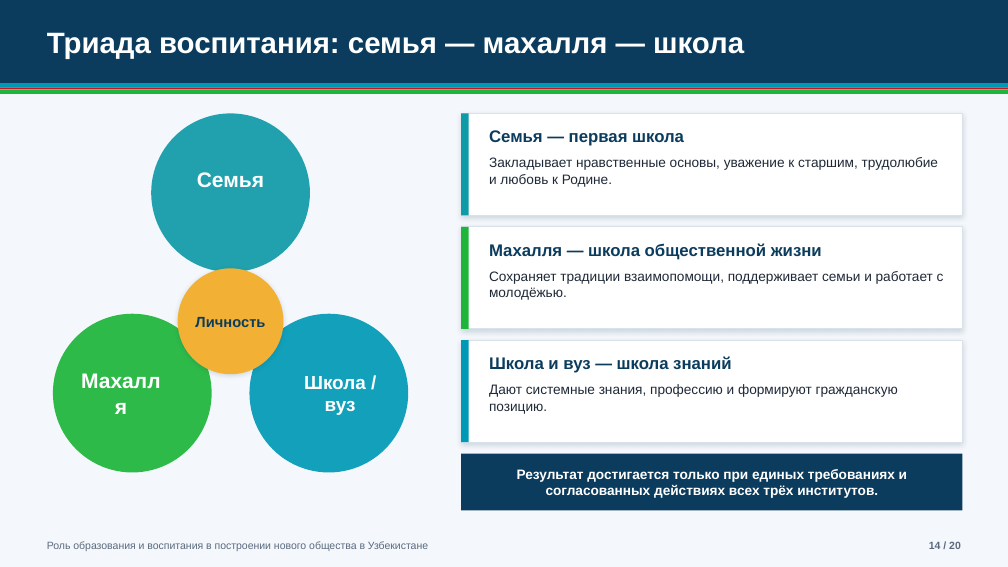
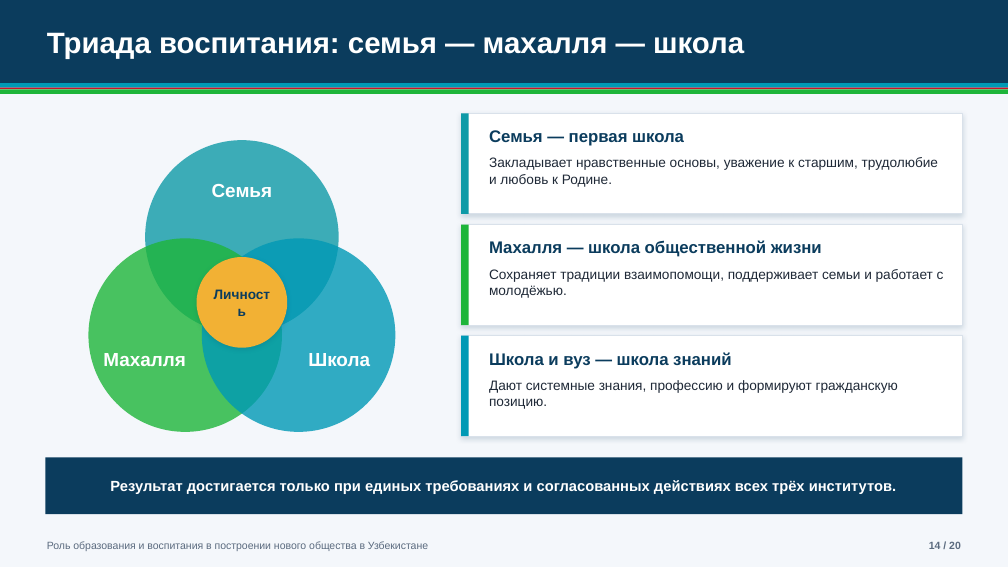
Before and after one commit to muhammadfayzboss-a11y/Prezentatsiyaga, a slide deck: slide 14 of Obrazovanie_i_vospitanie_Novyi_Uzbekistan.pptx. Drawn at 1008x567 pixels with LibreOffice and Linux fonts; fonts in the diff are those of the drawing. Boxes give left, top, right and bottom in pixels: in the first picture for what was removed or moved away, otherwise in the second. Text is boxed around its words. In the diff, an @@ line names an element or a change of style, - is before the commit and + after.

Commit message:
Replace presentation with corrected version
Old version removed. Fixed facts (Constitution art. 1 wording, outdated/unverified statistics replaced with sourced data), broken word and unsupported symbols, text overflow in narrow columns, unattributed quote; added sources and updated README.

```diff
--- a/Obrazovanie_i_vospitanie_Novyi_Uzbekistan.pptx
+++ b/Obrazovanie_i_vospitanie_Novyi_Uzbekistan.pptx
@@ ellipse added at box(145, 140, 339, 333), fill #0E9AA7 at 80% opacity @@
@@ text "Семья": place and size @@
-text "Семья" at box(151, 113, 310, 272)
+text "Семья" at box(212, 184, 272, 197)
@@ text "Семья" at box(212, 184, 272, 197): size 20 to 18 pt; fill #0E9AA7 at 92% opacity to none @@
@@ ellipse added at box(88, 238, 282, 432), fill #1EB53A at 80% opacity @@
@@ ellipse: place and size @@
-ellipse at box(250, 314, 408, 473)
+ellipse at box(202, 238, 395, 432)
@@ ellipse at box(202, 238, 395, 432): fill #0099B5 at 92% opacity to #0099B5 at 80% opacity @@
@@ rectangle: place and size @@
-rectangle at box(461, 227, 963, 329)
+rectangle at box(461, 225, 963, 325)
@@ rectangle: place and size @@
-rectangle at box(461, 227, 469, 329)
+rectangle at box(461, 225, 469, 325)
@@ ellipse "Личность": place and size @@
-ellipse "Личность" at box(178, 268, 284, 374)
+ellipse "Личность" at box(197, 257, 287, 348)
@@ ellipse "Личность" at box(197, 257, 287, 348): size 14 to 13 pt @@
@@ text "Махалля": place and size @@
-text "Махалля" at box(53, 314, 212, 473)
+text "Махалля" at box(103, 353, 185, 366)
@@ text "Махалля" at box(103, 353, 185, 366): size 20 to 18 pt; fill #1EB53A at 92% opacity to none @@
@@ text added at box(308, 353, 370, 366), 18 pt, text #FFFFFF, bold @@
+Школа
@@ 2 texts, 2 rectangles: place and size @@
-2 texts, 2 rectangles at box(461, 340, 963, 442)
+2 texts, 2 rectangles at box(461, 336, 963, 436)
@@ text in ellipse at box(304, 376, 366, 415): text removed @@
-Школа / вуз
@@ rectangle "Результат достигается только при единых ...": place and size @@
-rectangle "Результат достигается только при единых ..." at box(461, 454, 963, 510)
+rectangle "Результат достигается только при единых ..." at box(45, 457, 963, 514)
@@ rectangle "Результат достигается только при единых ..." at box(45, 457, 963, 514): size 13 to 14 pt @@
```
Also in this commit, not shown: 17 other slides changed, 1 slide added, 1 slide removed, 1 other file.
